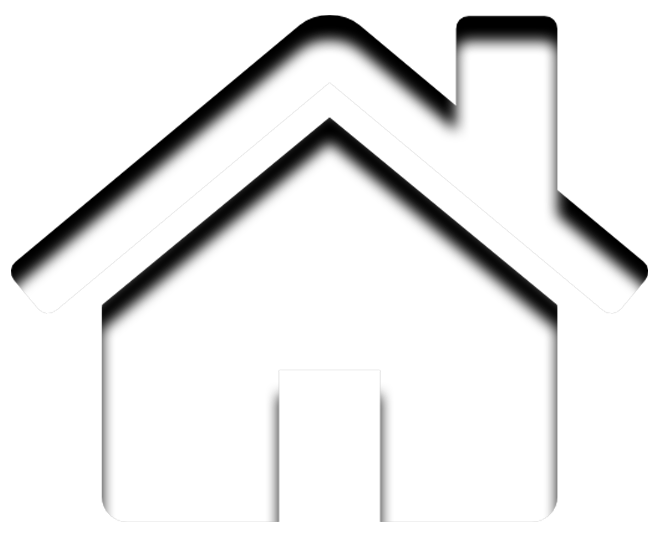
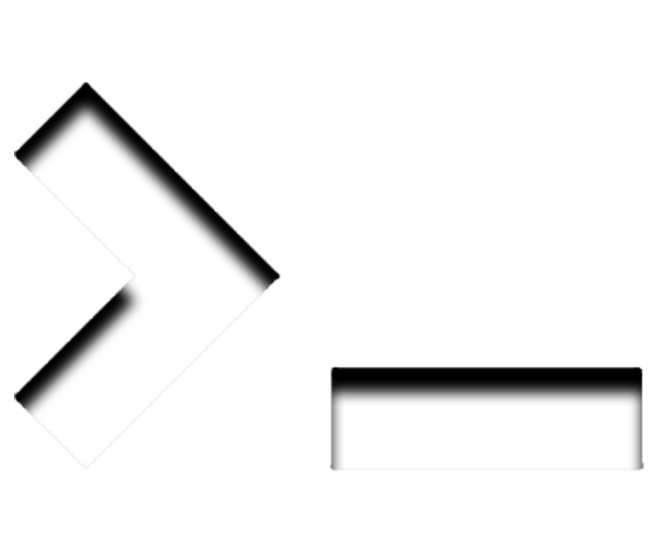
Two versions of the same layered image (661x536). Layer-by-layer changes:
added layer "Layer 6" above "Layer 4" over [14, 82, 644, 471]
hid "Layer 4" over [11, 15, 648, 522]
